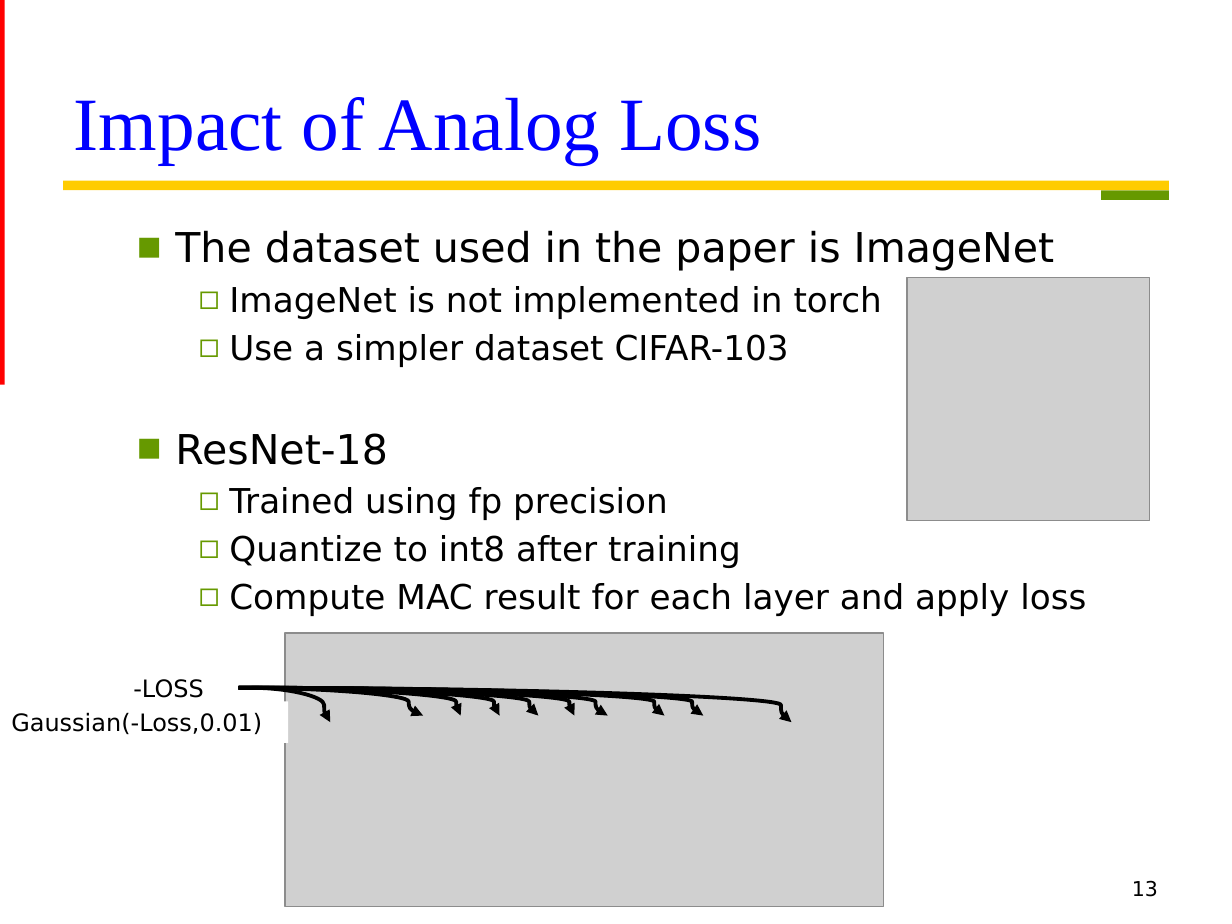
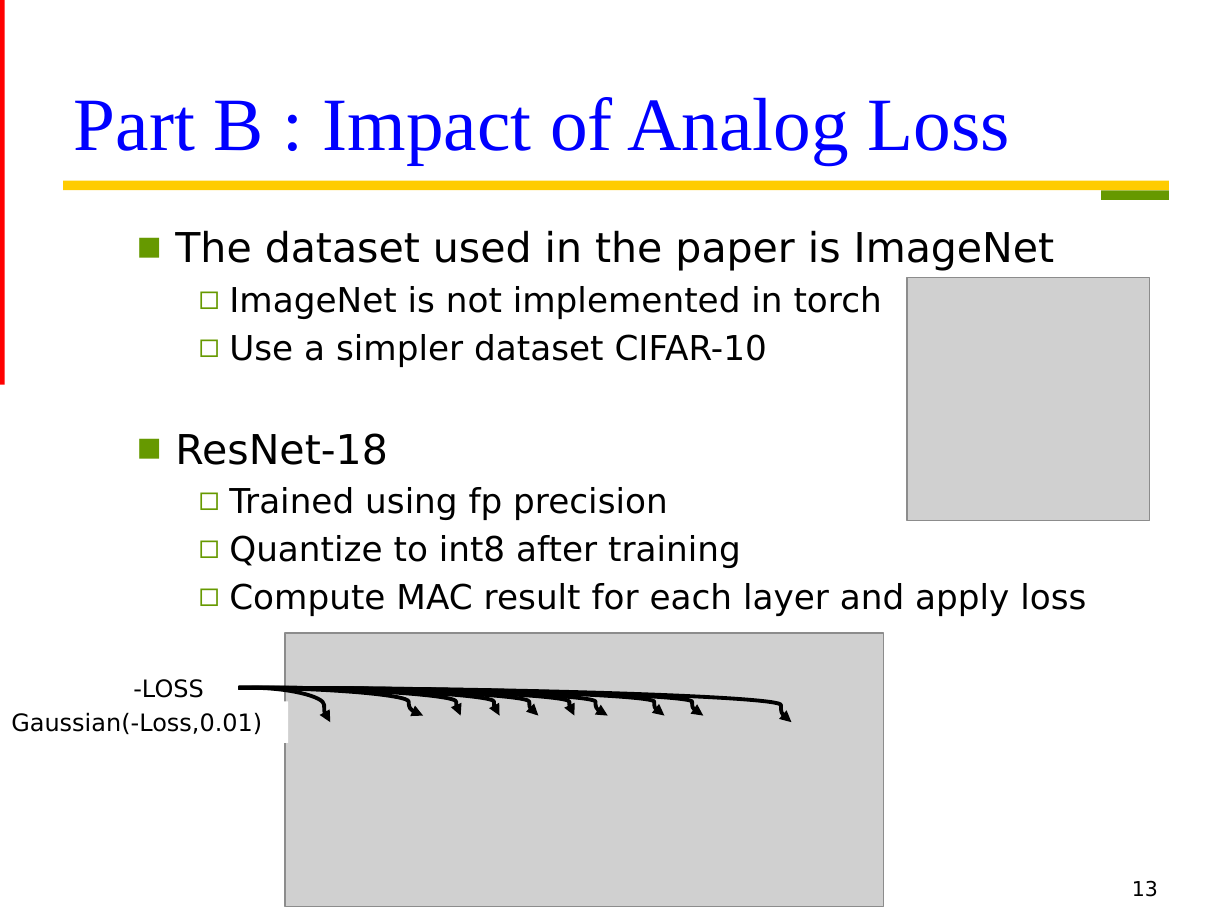
Before and after one commit to Oniontow/TTLiu_Project, a slide deck: slide 13 of bitrotation/ppt.pptx. Drawn at 1232x924 pixels with LibreOffice and Linux fonts; fonts in the diff are those of the drawing; grey boxes stand for pictures. Boxes give left, top, right and bottom in pixels: in the first picture for what was removed or moved away, otherwise in the second. Text is boxed around its words. In the diff, an @@ line names an element or a change of style, - is before the commit and + after.

```diff
--- a/bitrotation/ppt.pptx
+++ b/bitrotation/ppt.pptx
@@ title at [74, 97, 1010, 164]: text changed @@
-Impact of Analog Loss
+Part B : Impact of Analog Loss
@@ text at [229, 334, 767, 367]: text changed @@
-    ◻ Use a simpler dataset CIFAR-103
+    ◻ Use a simpler dataset CIFAR-10
```
Also in this commit, not shown: 5 other slides changed.
